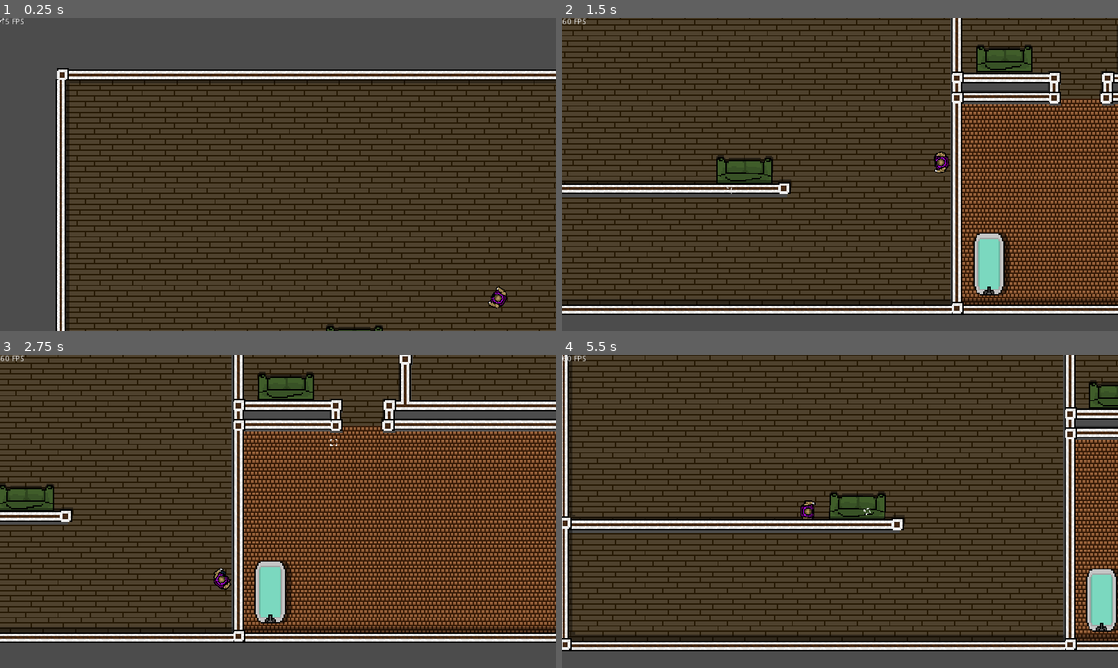
Above: before the commit, frames 1-4 (two rows, left to right).
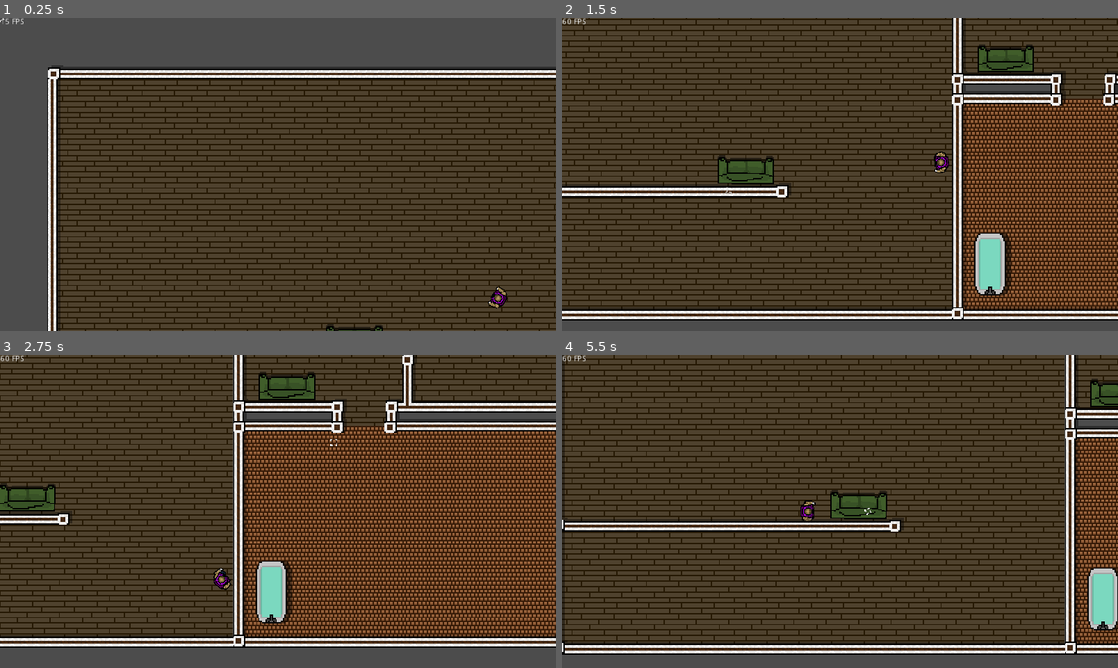
Above: after the commit, the same moments.

Repository: Martovvi/Zombie-Hunter
Game: Godot game, scene res://Game.tscn
The game is run twice, just before and just after one commit, with the same random seed, the same clock (stepped at 60 frames per second) and the same inputs.
Inputs (mouse positions are in pixels of both pictures, inside the frame that each line leads up to):
- Up to frame 1 (0.25 s): no input
- Up to frame 2 (1.5 s): move the mouse to (962, 158) at 0.52 s; hold Right (ui_right) 0.53-1.28 s; move the mouse to (728, 190) at 1.27 s; hold Down (ui_down) from 1.28 s (still down)
- Up to frame 3 (2.75 s): move the mouse to (333, 442) at 2.02 s; release Down (ui_down) at 2.03 s; hold Right (ui_right) from 2.03 s (still down)
- Up to frame 4 (5.5 s): move the mouse to (812, 574) at 2.77 s; release Right (ui_right) at 2.78 s; hold Up (ui_up) 2.78-3.53 s; move the mouse to (1006, 558) at 3.52 s; hold Left (ui_left) 3.53-5.03 s; move the mouse to (673, 464) at 4.27 s; move the mouse to (867, 511) at 5.02 s; hold Down (ui_down) from 5.03 s (still down)

The runs differ from the first frame. In frame 1, 6.1% of the frame differs, in the area x 8-100%, y 15-100%; in frame 2, 22%; in frame 3, 28%; in frame 4, 52%, in the area x 0-100%, y 0-96%.

Commit message:
Adjusted scale of PlaceholderWorld sprites to fit walls and floor.

Diff:
--- a/scenes/PlaceholderWorld.tscn
+++ b/scenes/PlaceholderWorld.tscn
@@ -7,143 +7,138 @@
 [ext_resource path="res://scenes/BathtubProp.tscn" type="PackedScene" id=5]
 
 [sub_resource type="RectangleShape2D" id=1]
-extents = Vector2( 867.983, 12.1659 )
+extents = Vector2( 872.662, 14.0474 )
 
 [sub_resource type="RectangleShape2D" id=2]
-extents = Vector2( 10.491, 534.751 )
+extents = Vector2( 10.491, 537.491 )
 
 [sub_resource type="RectangleShape2D" id=3]
-extents = Vector2( 444.723, 9.73019 )
+extents = Vector2( 439.01, 14.0895 )
 
 [sub_resource type="RectangleShape2D" id=4]
-extents = Vector2( 11.9403, 161.345 )
+extents = Vector2( 13.142, 166.768 )
 
 [sub_resource type="RectangleShape2D" id=5]
-extents = Vector2( 11.9401, 61.5919 )
+extents = Vector2( 13.7474, 60.7707 )
 
 [sub_resource type="RectangleShape2D" id=6]
-extents = Vector2( 379.881, 11.6799 )
+extents = Vector2( 374.172, 11.6799 )
 
 [sub_resource type="RectangleShape2D" id=7]
 extents = Vector2( 13.1269, 418.348 )
 
 [sub_resource type="RectangleShape2D" id=8]
-extents = Vector2( 1117.63, 11.8493 )
+extents = Vector2( 1135.78, 11.8493 )
 
 [sub_resource type="RectangleShape2D" id=9]
-extents = Vector2( 124.765, 11.9859 )
+extents = Vector2( 115.58, 11.9859 )
 
 [sub_resource type="RectangleShape2D" id=10]
-extents = Vector2( 14.5519, 38.9251 )
+extents = Vector2( 13.7929, 38.5095 )
 
 [sub_resource type="RectangleShape2D" id=11]
-extents = Vector2( 13.4646, 38.9251 )
+extents = Vector2( 14.6714, 38.0927 )
 
 [sub_resource type="RectangleShape2D" id=12]
-extents = Vector2( 119.714, 11.4247 )
+extents = Vector2( 115.843, 11.4247 )
 
 [sub_resource type="RectangleShape2D" id=13]
-extents = Vector2( 260.122, 13.4267 )
+extents = Vector2( 263.228, 12.4824 )
 
 [sub_resource type="RectangleShape2D" id=14]
-extents = Vector2( 10, 287.349 )
+extents = Vector2( 10, 268.727 )
 
 [sub_resource type="RectangleShape2D" id=15]
-extents = Vector2( 10.8596, 261.783 )
+extents = Vector2( 10.8596, 264.174 )
 
 [sub_resource type="RectangleShape2D" id=16]
-extents = Vector2( 335.646, 11.4583 )
+extents = Vector2( 341.899, 11.4583 )
 
 [node name="PlaceholderWorld" type="Node2D"]
-__meta__ = {
-"_edit_group_": true,
-"_edit_lock_": true
-}
 
 [node name="Walls" type="StaticBody2D" parent="."]
-visible = false
 __meta__ = {
 "_edit_group_": true,
 "_edit_lock_": true
 }
 
 [node name="Wall3" type="CollisionShape2D" parent="Walls"]
-position = Vector2( -247.72, -576.648 )
+position = Vector2( -272.589, -580.827 )
 z_index = 5
 shape = SubResource( 1 )
 
 [node name="Wall2" type="CollisionShape2D" parent="Walls"]
-position = Vector2( -1131.97, -57.3969 )
+position = Vector2( -1154.38, -57.397 )
 z_index = 5
 shape = SubResource( 2 )
 
 [node name="Wall1" type="CollisionShape2D" parent="Walls"]
-position = Vector2( -701.137, 153.235 )
+position = Vector2( -704.849, 160.733 )
 z_index = 5
 shape = SubResource( 3 )
 
 [node name="Wall4" type="CollisionShape2D" parent="Walls"]
-position = Vector2( 610.333, -496.954 )
+position = Vector2( 612.694, -500.907 )
 z_index = 5
 shape = SubResource( 4 )
 
 [node name="Wall5" type="CollisionShape2D" parent="Walls"]
-position = Vector2( 609.442, -202.741 )
+position = Vector2( 612.447, -202.741 )
 z_index = 5
 shape = SubResource( 5 )
 
 [node name="Wall6" type="CollisionShape2D" parent="Walls"]
-position = Vector2( 934.359, -133.467 )
+position = Vector2( 955.688, -130.007 )
 z_index = 5
 shape = SubResource( 6 )
 
 [node name="Wall7" type="CollisionShape2D" parent="Walls"]
-position = Vector2( 178.322, 49.1885 )
+position = Vector2( 175.11, 49.188 )
 z_index = 5
 shape = SubResource( 7 )
 
 [node name="Wall8" type="CollisionShape2D" parent="Walls"]
-position = Vector2( -23.2656, 466.222 )
+position = Vector2( -28.456, 479.287 )
 z_index = 5
 shape = SubResource( 8 )
 
 [node name="Wall9" type="CollisionShape2D" parent="Walls"]
-position = Vector2( 320.264, -131.728 )
+position = Vector2( 302.549, -130.611 )
 z_index = 5
 shape = SubResource( 9 )
 
 [node name="Wall10" type="CollisionShape2D" parent="Walls"]
-position = Vector2( 430.826, -107.033 )
+position = Vector2( 430.826, -103.245 )
 z_index = 5
 shape = SubResource( 10 )
 
 [node name="Wall11" type="CollisionShape2D" parent="Walls"]
-position = Vector2( 567.438, -104.391 )
+position = Vector2( 570.658, -101.954 )
 z_index = 5
 shape = SubResource( 11 )
 
 [node name="Wall12" type="CollisionShape2D" parent="Walls"]
-position = Vector2( 310.723, -83.4617 )
+position = Vector2( 302.563, -80.352 )
 z_index = 5
 shape = SubResource( 12 )
 
 [node name="Wall13" type="CollisionShape2D" parent="Walls"]
-position = Vector2( 836.352, -84.651 )
+position = Vector2( 846.058, -80.913 )
 z_index = 5
 shape = SubResource( 13 )
 
 [node name="Wall14" type="CollisionShape2D" parent="Walls"]
-position = Vector2( 1082.19, 186.068 )
+position = Vector2( 1092.13, 200.198 )
 z_index = 5
 shape = SubResource( 14 )
 
 [node name="Wall15" type="CollisionShape2D" parent="Walls"]
-position = Vector2( 1306.76, -402.443 )
+position = Vector2( 1319.59, -404.09 )
 z_index = 5
 shape = SubResource( 15 )
 
 [node name="Wall16" type="CollisionShape2D" parent="Walls"]
-position = Vector2( 961.544, -651.907 )
+position = Vector2( 967.601, -657.631 )
 z_index = 5
 shape = SubResource( 16 )
 
@@ -157,8 +152,8 @@
 }
 
 [node name="walls1_placeholder" type="Sprite" parent="."]
-position = Vector2( -18.7144, -91.4121 )
-scale = Vector2( 3.45119, 3.44607 )
+position = Vector2( -24.32, -87.5 )
+scale = Vector2( 3.5, 3.5 )
 z_index = 3
 texture = ExtResource( 1 )
 __meta__ = {
@@ -168,8 +163,7 @@
 
 [node name="walls1_shadows" type="Sprite" parent="walls1_placeholder"]
 modulate = Color( 0, 0, 0, 0.533333 )
-position = Vector2( 11.1754, 18.7522 )
-scale = Vector2( 0.991715, 0.978015 )
+position = Vector2( 13.229, 18.752 )
 z_index = -1
 texture = ExtResource( 3 )
 __meta__ = {
